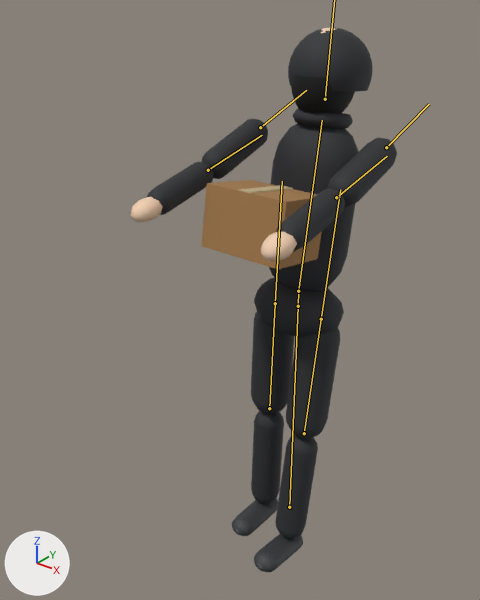
The glTF model city-hold/public/models/placeholder/char_looter_masked_1.glb as it was, and as the next commit left it.
Rendered twice from a 50 mm camera at (1.183, -1.815, 2.022) aimed at (-0.092, -0.22, 1.033). Every picture has the same lights, and +X, +Y and +Z are marked at lower left. The first picture is the older version. Both versions are drawn at frame 30 of the action 'held'; the numbers are the values there. The bones that bend it are drawn over the model as lines.

Names of what the first picture shows: 'Mesh_0', 'skin_12', 'skin_12.001', 'skin_12.002', 'skin_skin' and 1 more.
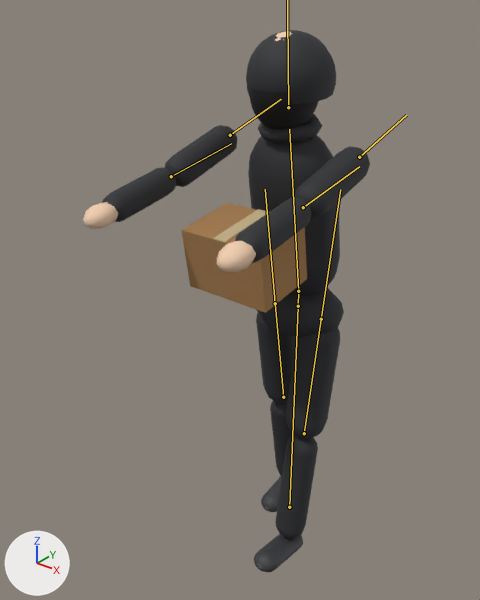
ob_carry is not drawn itself; it is the parent of ob_mesh_0, ob_mesh_1.

Location of each change, [x1, y1, x2, y2] in pixels of the pictures (480 x 600 px):
'skin_12', posed (7% wider): before [147, 28, 397, 539]; after [102, 30, 370, 539]
'Mesh_0', posed (23% taller): before [201, 180, 322, 269]; after [181, 203, 307, 313]
'skin_12.002', posed: before [291, 74, 355, 114]; after [249, 88, 318, 129]
'skin_skin', posed: before [131, 27, 335, 261]; after [83, 31, 293, 272]
'skin_12.001', posed (31% narrower, 29% taller): before [232, 498, 303, 572]; after [254, 476, 303, 572]
'Mesh_1', posed: before [239, 185, 293, 194]; after [213, 209, 269, 243]
bone 'legL', root to tip: before (275, 303) to (282, 181); after (275, 303) to (265, 189)
bone 'torso', root to tip: before (298, 291) to (322, 120); after (298, 291) to (289, 129)
bone 'armL', root to tip: before (260, 127) to (306, 90); after (230, 135) to (281, 99)
bone 'armR', root to tip: before (386, 147) to (429, 104); after (359, 157) to (406, 115)

The change, as a diff of the scene's bpy script:
```diff
--- a/city-hold/public/models/placeholder/char_looter_masked_1.glb.py
+++ b/city-hold/public/models/placeholder/char_looter_masked_1.glb.py
@@ bone_legl @@
 bone_legl = bpy.data.objects['character'].pose.bones['legL']  # child of 'hips'
-bone_legl.rotation_quaternion = (1.0, -0.023, 0.0, 0.0)  # degrees (-3, 0, 0)
+bone_legl.rotation_quaternion = (0.997, 0.082, 0.0, 0.0)  # degrees (9, 0, 0)
@@ bone_torso @@
 bone_torso = bpy.data.objects['character'].pose.bones['torso']  # child of 'hips'
-bone_torso.rotation_quaternion = (0.997, -0.083, 0.0, 0.0)  # degrees (-9, 0, 0)
+bone_torso.rotation_quaternion = (0.997, 0.075, 0.0, 0.0)  # degrees (9, 0, 0)
@@ bone_head @@
 bone_head = bpy.data.objects['character'].pose.bones['head']  # child of 'torso'
-bone_head.rotation_quaternion = (0.999, 0.041, 0.0, 0.0)  # degrees (5, 0, 0)
+bone_head.rotation_quaternion = (0.999, -0.037, 0.0, 0.0)  # degrees (-4, 0, 0)
@@ bone_arml @@
 bone_arml = bpy.data.objects['character'].pose.bones['armL']  # child of 'torso'
-bone_arml.rotation_quaternion = (0.855, -0.518, 0.0, 0.0)  # degrees (-62, 0, 0)
+bone_arml.rotation_quaternion = (0.748, -0.663, 0.0, 0.0)  # degrees (-83, 0, 0)
@@ bone_armr @@
 bone_armr = bpy.data.objects['character'].pose.bones['armR']  # child of 'torso'
-bone_armr.rotation_quaternion = (0.855, -0.518, 0.0, 0.0)  # degrees (-62, 0, 0)
+bone_armr.rotation_quaternion = (0.748, -0.663, 0.0, 0.0)  # degrees (-83, 0, 0)
```
